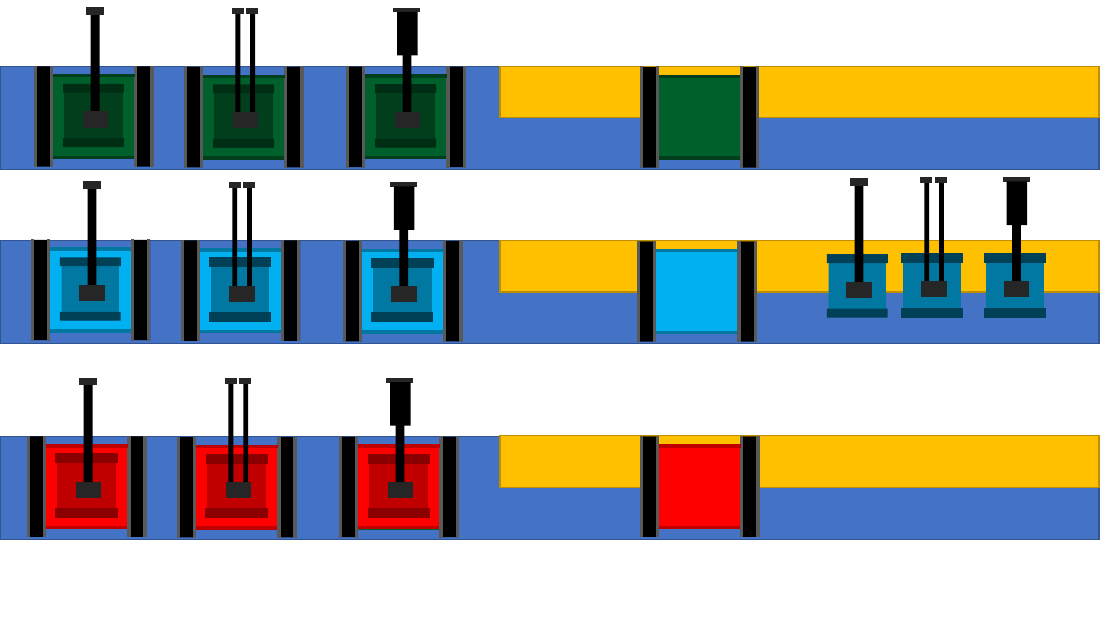
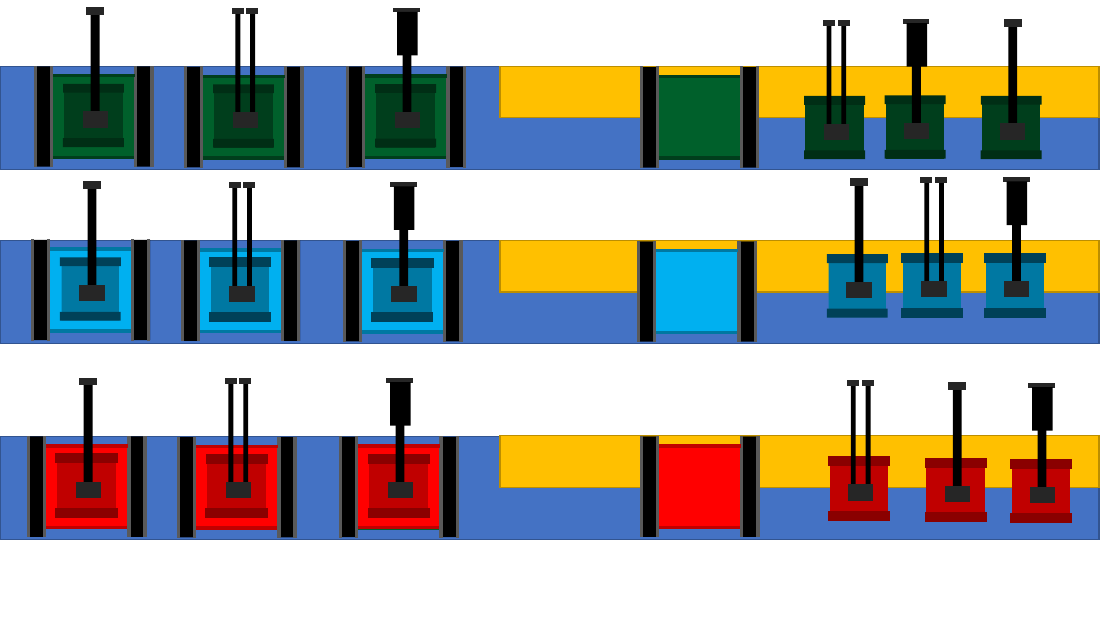
Before and after one commit to RodrigoTeran/Online-Web-Game-TimeOfWar.io-, a slide deck: slide 15 of Info/Dinámica del juego.pptx. Drawn at 1120x630 pixels with LibreOffice and Linux fonts; fonts in the diff are those of the drawing. Boxes give left, top, right and bottom in pixels: in the first picture for what was removed or moved away, otherwise in the second. Text is boxed around its words. In the diff, an @@ line names an element or a change of style, - is before the commit and + after.

```diff
--- a/Info/Dinámica del juego.pptx
+++ b/Info/Dinámica del juego.pptx
@@ group added at (804,20,865,160): 8 rectangles @@
@@ group added at (885,19,946,159): 7 rectangles @@
@@ group added at (981,20,1043,160): 6 rectangles @@
@@ group added at (828,381,890,521): 8 rectangles @@
@@ group added at (1011,383,1072,523): 7 rectangles @@
@@ group added at (925,382,986,522): 6 rectangles @@
```
Also in this commit, not shown: 3 other files.
